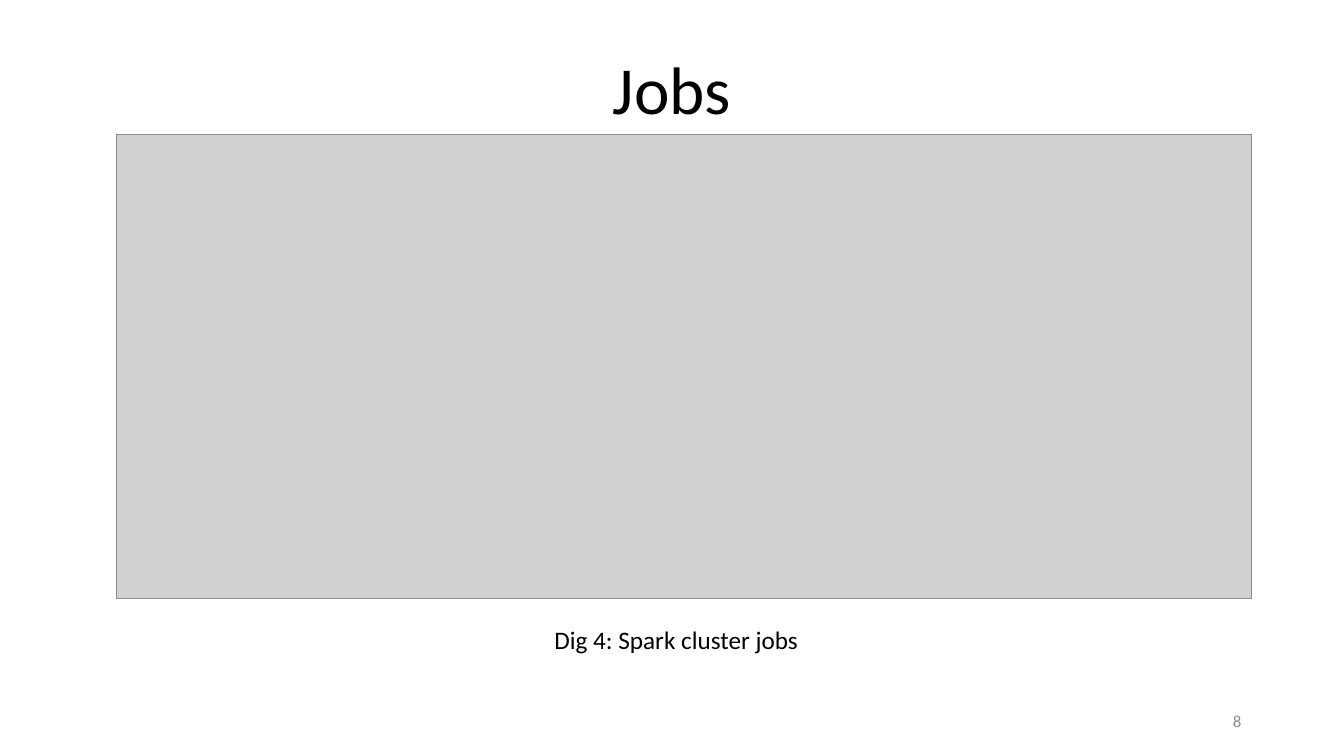
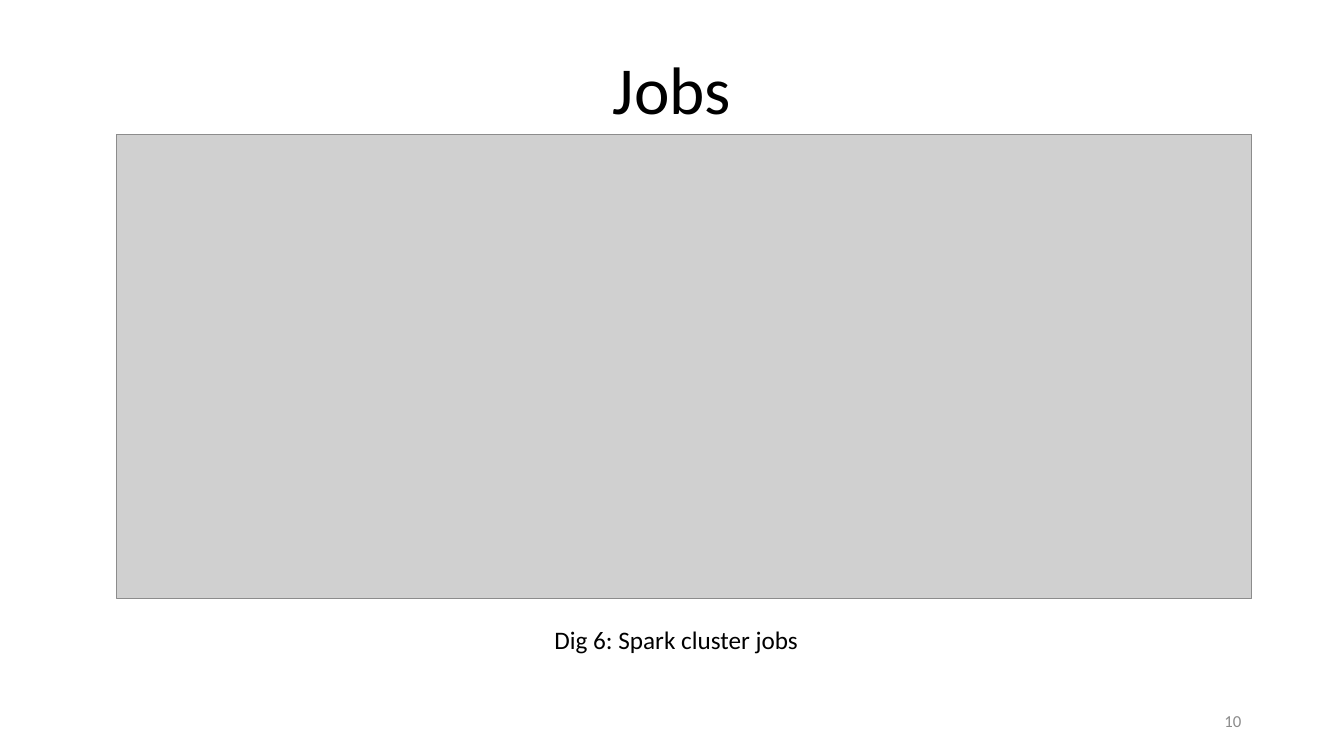
Before and after one commit to hashani26/UoM_MapReduce-vs-Spark, a slide deck: slide 10 of Demo/UOM_239327K.pptx (slide 8 before the commit). Drawn at 1344x756 pixels with LibreOffice and Linux fonts; fonts in the diff are those of the drawing; grey boxes stand for pictures. Boxes give left, top, right and bottom in pixels: in the first picture for what was removed or moved away, otherwise in the second. Text is boxed around its words. In the diff, an @@ line names an element or a change of style, - is before the commit and + after.

```diff
--- a/Demo/UOM_239327K.pptx
+++ b/Demo/UOM_239327K.pptx
@@ subtitle at bbox=[554, 631, 798, 654]: text changed @@
-Dig 4: Spark cluster jobs
+Dig 6: Spark cluster jobs
@@ page number at bbox=[1224, 716, 1241, 727]: text changed @@
-8
+10
```
Also in this commit, not shown: 5 other slides changed, 2 slides added.
